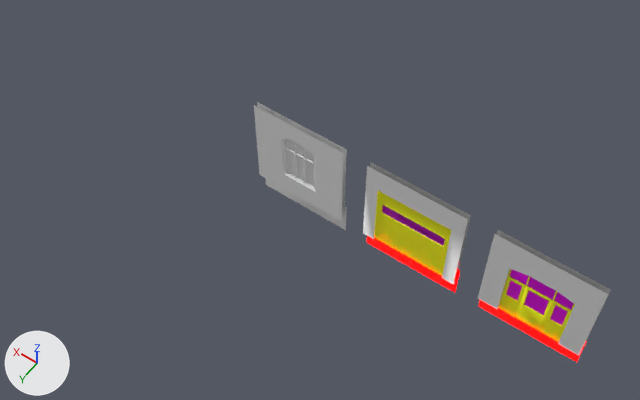
Two versions of the Blender file rnc_source_files/Apartments/Variant1/Variant1_Parts.blend, one commit apart.
Rendered twice from a 50 mm lens placed at (-11.3, 17.4, 27.7), pointed at (0.1, 1.4, 2.6). The axes (+X, +Y, +Z) are drawn at lower left. The lights are the same throughout.

Objects in the first picture: '1_Door_Door-V1', '1_Door_Door-V2', '1_Frame-Window-1', '1_Frame_Door-V1', '1_Frame_Door-V2', '1_WindowsBroken_Door-V1', '1_WindowsBroken_Door-V2', '1_Windows_Broken'.
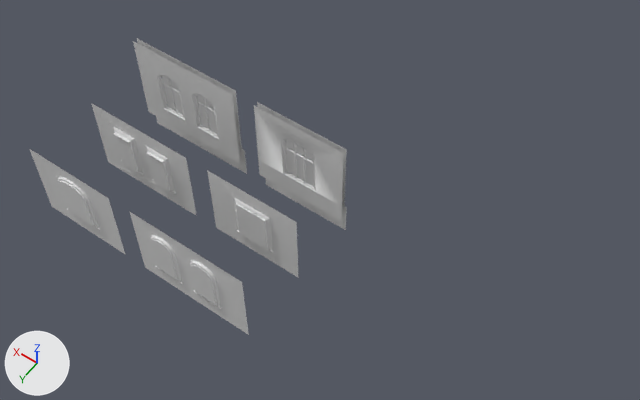
The newer file is also turned or shifted as a whole; pictures and numbers use the older file's frame.

Pixel boxes (x1, y1, x2, y2) of what changed, in the pictures (640 x 400 px; the box of a moved part takes in the faces that stretch with it):
'1_Frame_Door-V1', deleted: before (478, 230, 611, 362)
'1_Frame-Window-2', added: after (133, 38, 247, 174)
'1_Upper-Window-4', added: after (129, 211, 249, 335)
'1_Frame_Door-V2', deleted: before (363, 162, 471, 292)
'1_Upper-Window-2', added: after (91, 103, 197, 216)
'1_Upper-Window-1', added: after (207, 170, 299, 278)
'1_Upper-Window-3', added: after (30, 149, 126, 255)
'1_Door_Door-V2', deleted (yellow): before (375, 191, 451, 276)
'1_WindowsBroken_Door-V1', deleted (purple): before (506, 269, 574, 325)
'1_WindowsIntact-Window-2', added: after (162, 77, 217, 134)
'1_Door_Door-V1', deleted (yellow): before (516, 287, 553, 332)
'1_WindowsBroken_Door-V2', deleted (purple): before (382, 205, 445, 245)
part 1 of me_cube_002, moved or reshaped: (258, 160, 342, 221) in both

What the commit changed:
me_cube_002 has 196 vertices, 150 faces and spans x 0.0..4.0, y -0.15..0.2, z -0.9..4.1.
me_cube_002 is used by ob_1_frame_window_1; parent ob_window_1; location (0.0, 0.0, 0.0).
Verts and faces of me_cube_002; kept vertices keep their numbers, new ones are numbered from 196.
Before the commit, vertices of me_cube_002: 63 (4.0, 0.0, 0.85), 65 (0.0, 0.0, 0.85) at pixel (344, 205), 69 (4.0, 0.2, 1.02) at pixel (258, 159), 70 (0.0, 0.2, 1.02) at pixel (341, 206), 172 (0.0, 0.2, 1.02) at pixel (341, 206).
Before the commit, vertices of me_cube_002: 173 (4.0, 0.2, 1.02) at pixel (258, 159), 174 (0.0, 0.2, 0.1) at pixel (341, 221), 175 (4.0, 0.2, 0.1) at pixel (259, 174), 176 (4.0, 0.0, 0.85), 181 (0.0, 0.0, 0.85) at pixel (344, 205).
Before the commit, vertices of me_cube_002: 182 (0.0, -0.02, 0.82) at pixel (345, 205), 192 (4.0, -0.02, 0.82).
Part 1, on me_cube_002:
Vertices deleted: 172, 173, 176, 181 (with the faces that use them).
New faces: (69, 175, 174, 70), (63, 65, 182, 192).
Mesh me_cube_002_1 is new.
It has 277 vertices, 276 faces and spans x 0.0..5.0, y -0.11..0.1, z 0.0..3.5.
Mesh me_cube_016 is new.
It has 150 vertices, 143 faces and spans x 0.0..4.0, y -0.11..0.12, z 0.0..3.5.
Mesh me_cube_012_1 is new.
It has 160 vertices, 113 faces and spans x 0.0..4.79, y -0.11..0.2, z 0.0..3.5.
Mesh me_cube_006_1 is new.
It has 86 vertices, 62 faces and spans x 0.0..4.0, y -0.11..0.12, z 0.0..3.5.
Mesh me_plane_005_1 is new.
It has 48 vertices, 12 faces and spans x 1.15..3.85, y 1.43..3.33, z -0.1.
Mesh me_cube_005_1 is new.
It has 296 vertices, 257 faces and spans x 0.0..5.0, y -0.15..0.2, z -0.5..4.5.
Object '1_Frame_Door-V1' (ob_1_frame_door_v1) is deleted.
Object '1_Door_Door-V1' (ob_1_door_door_v1) is deleted.
Object '1_WindowsBroken_Door-V1' (ob_1_windowsbroken_door_v1) is deleted.
Object '1_Door_Door-V2' (ob_1_door_door_v2) is deleted.
Object '1_Frame_Door-V2' (ob_1_frame_door_v2) is deleted.
Object '1_WindowsBroken_Door-V2' (ob_1_windowsbroken_door_v2) is deleted.
Object '1_Upper-Window-4' (ob_1_upper_window_4) is new; it shows me_cube_002_1.
Its location is (0.0, 6.0, -0.4).
Object '1_Upper-Window-3' (ob_1_upper_window_3) is new; it shows me_cube_016.
Its location is (6.0, 6.0, -0.4).
Object '1_Upper-Window-2' (ob_1_upper_window_2) is new; it shows me_cube_012_1.
Its location is (5.0, 3.0, -0.4).
Object '1_Upper-Window-1' (ob_1_upper_window_1) is new; it shows me_cube_006_1.
Its location is (0.0, 3.0, -0.4).
Object '1_WindowsIntact-Window-2' (ob_1_windowsintact_window_2) is new; it shows me_plane_005_1.
Its location is (5.0, 0.0, -0.4).
Its rotation in degrees is (90, 0, 0).
Object '1_Frame-Window-2' (ob_1_frame_window_2) is new; it shows me_cube_005_1.
Its location is (5.0, 0.0, -0.4).
